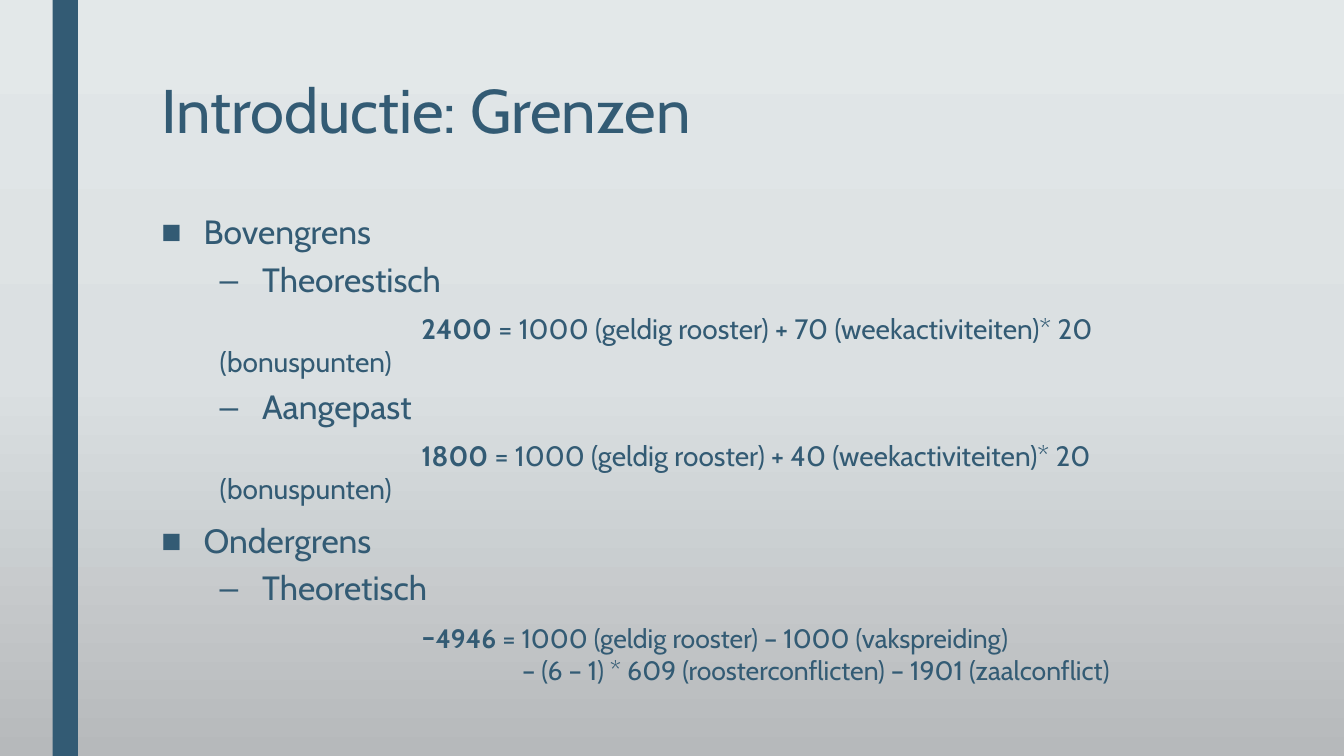
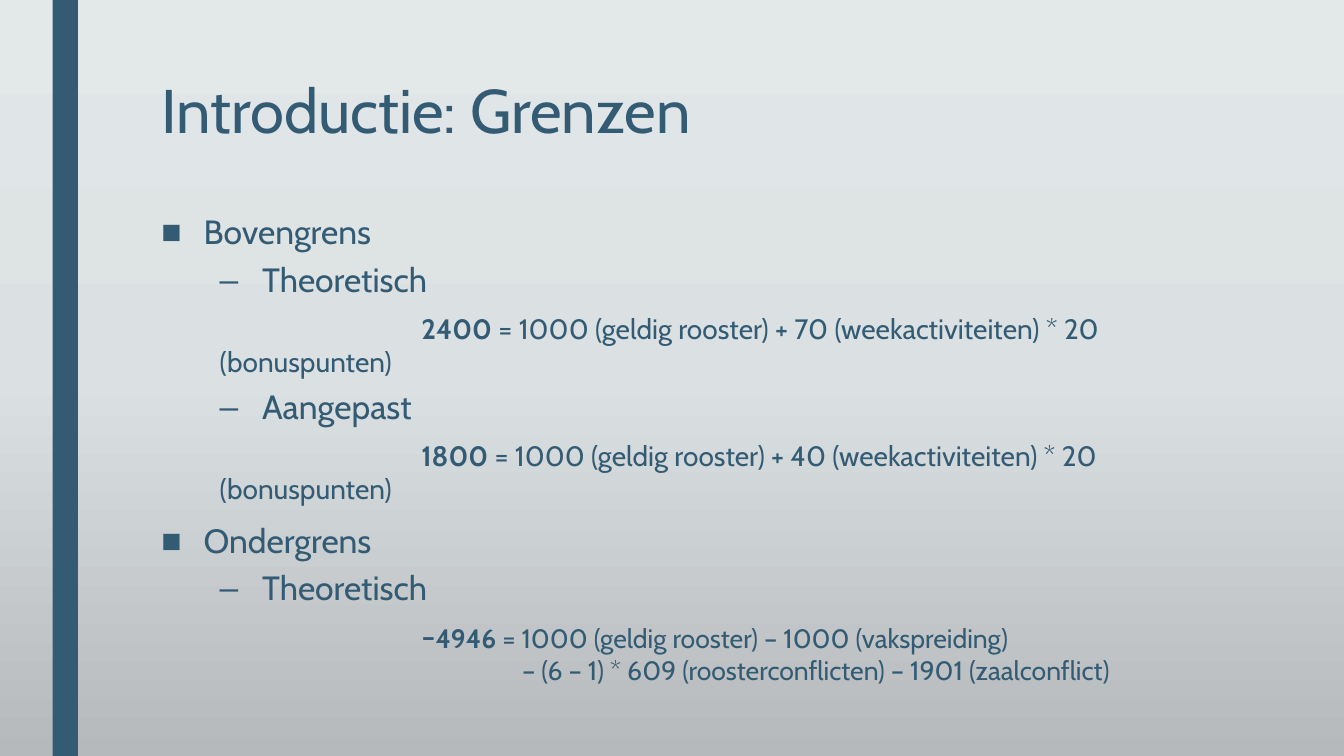
Before and after one commit to DeRoostermakers/Heuristieken, a slide deck: slide 5 of Presentaties/storyboard eindpresentatie.pptx. Drawn at 1344x756 pixels with LibreOffice and Linux fonts; fonts in the diff are those of the drawing; background and template pictures are left out. Boxes give left, top, right and bottom in pixels: in the first picture for what was removed or moved away, otherwise in the second. Text is boxed around its words. In the diff, an @@ line names an element or a change of style, - is before the commit and + after.

```diff
--- a/Presentaties/storyboard eindpresentatie.pptx
+++ b/Presentaties/storyboard eindpresentatie.pptx
@@ text at (220, 267, 1099, 506): text changed @@
-  – Theorestisch
-  2400 = 1000 (geldig rooster) + 70 (weekactiviteiten)* 20 (bonuspunten)
+  – Theoretisch
+  2400 = 1000 (geldig rooster) + 70 (weekactiviteiten) * 20 (bonuspunten)
@@ text at (421, 445, 1097, 473): spaces changed @@
-  1800 = 1000 (geldig rooster) + 40 (weekactiviteiten)* 20 (bonuspunten)
+  1800 = 1000 (geldig rooster) + 40 (weekactiviteiten) * 20 (bonuspunten)
```
Also in this commit, not shown: 3 other slides changed, 10 slides added, 3 slides removed, 6 other files.
